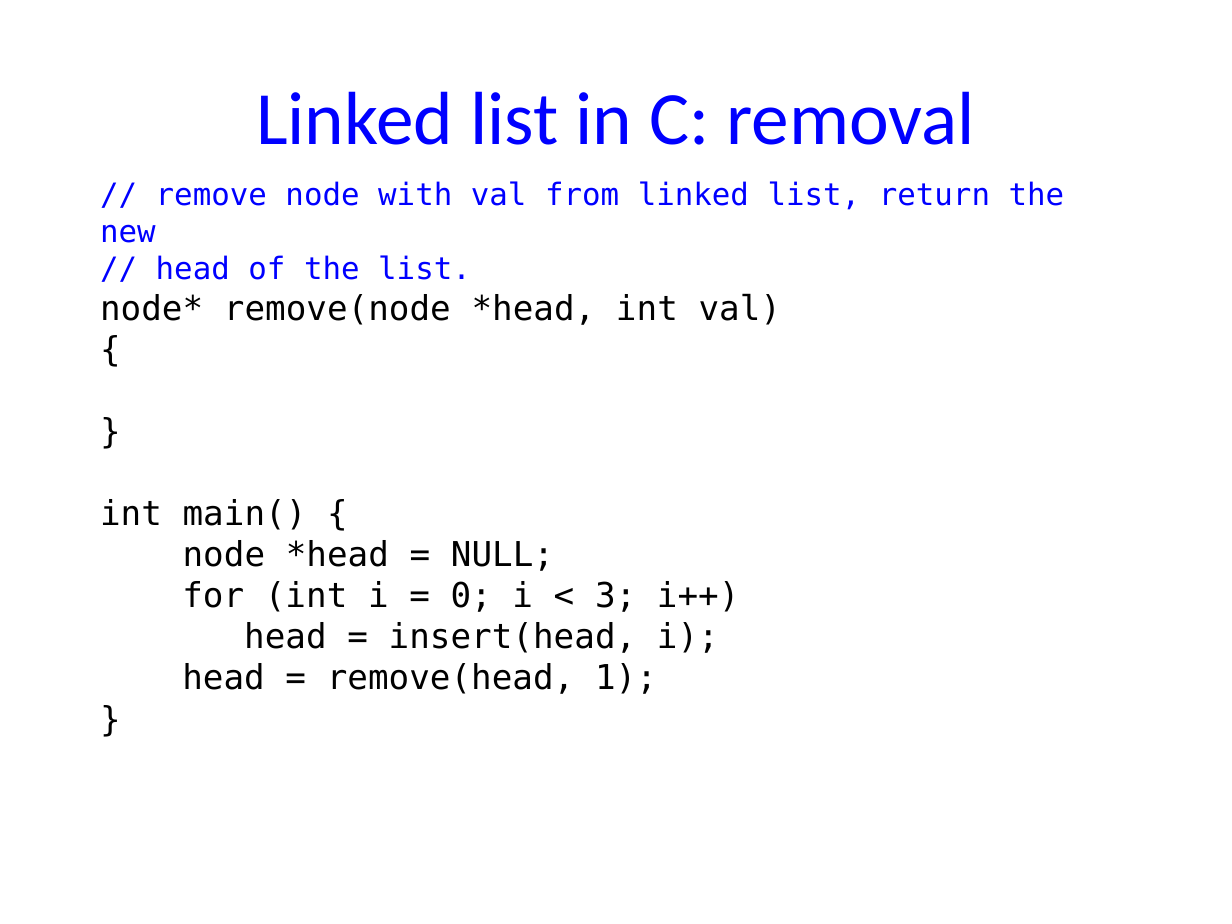
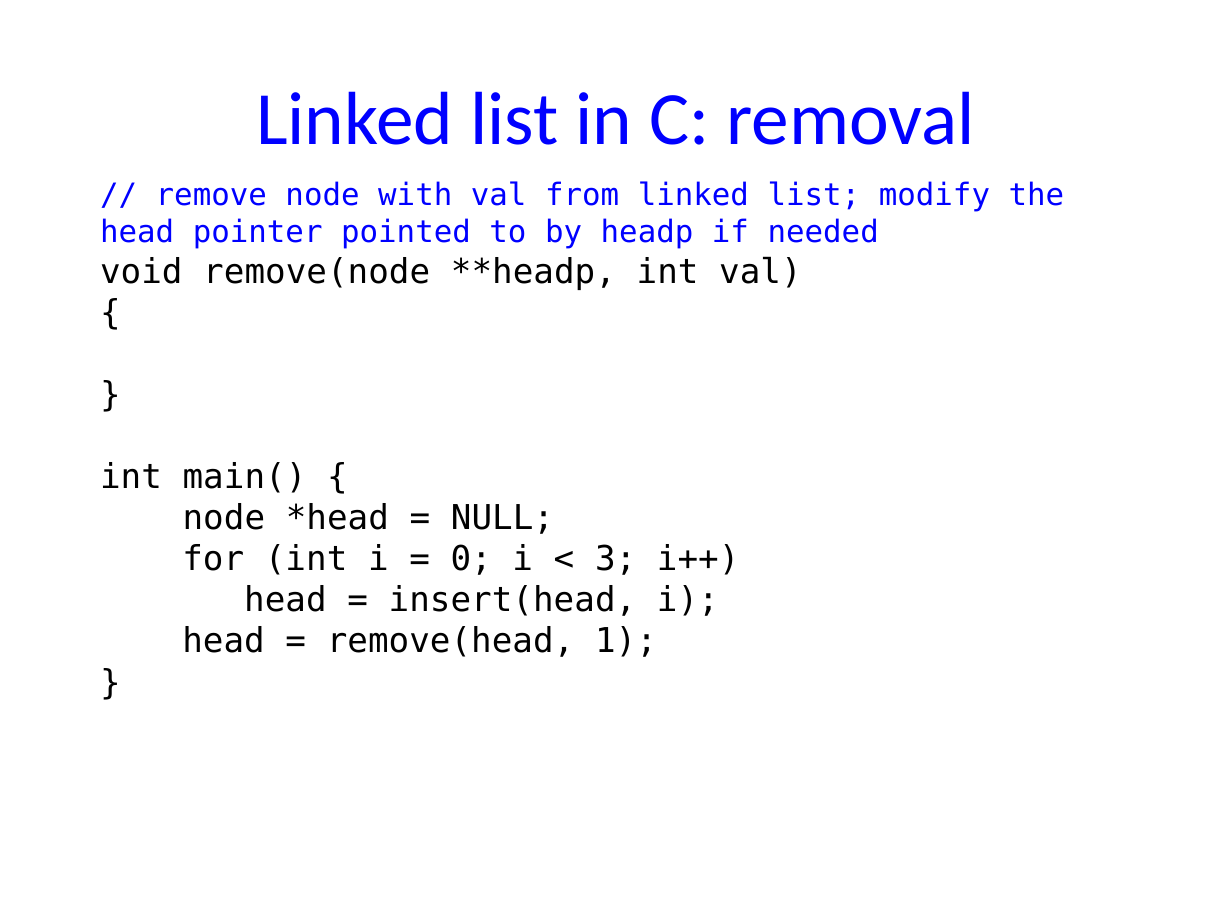
Before and after one commit to NYU-CSO/nyu-cso.github.io, a slide deck: slide 18 of notes/06-struct-malloc.pptx (slide 19 before the commit). Drawn at 1232x924 pixels with LibreOffice and Linux fonts; fonts in the diff are those of the drawing. Boxes give left, top, right and bottom in pixels: in the first picture for what was removed or moved away, otherwise in the second. Text is boxed around its words. In the diff, an @@ line names an element or a change of style, - is before the commit and + after.

```diff
--- a/notes/06-struct-malloc.pptx
+++ b/notes/06-struct-malloc.pptx
@@ text at box(100, 181, 1065, 290): text changed @@
-// remove node with val from linked list, return the new
-// head of the list.
-node* remove(node *head, int val)
+// remove node with val from linked list; modify the head pointer pointed to by headp if needed
+void remove(node **headp, int val)
```
Also in this commit, not shown: 7 other slides changed, 1 slide removed, 10 other files.
